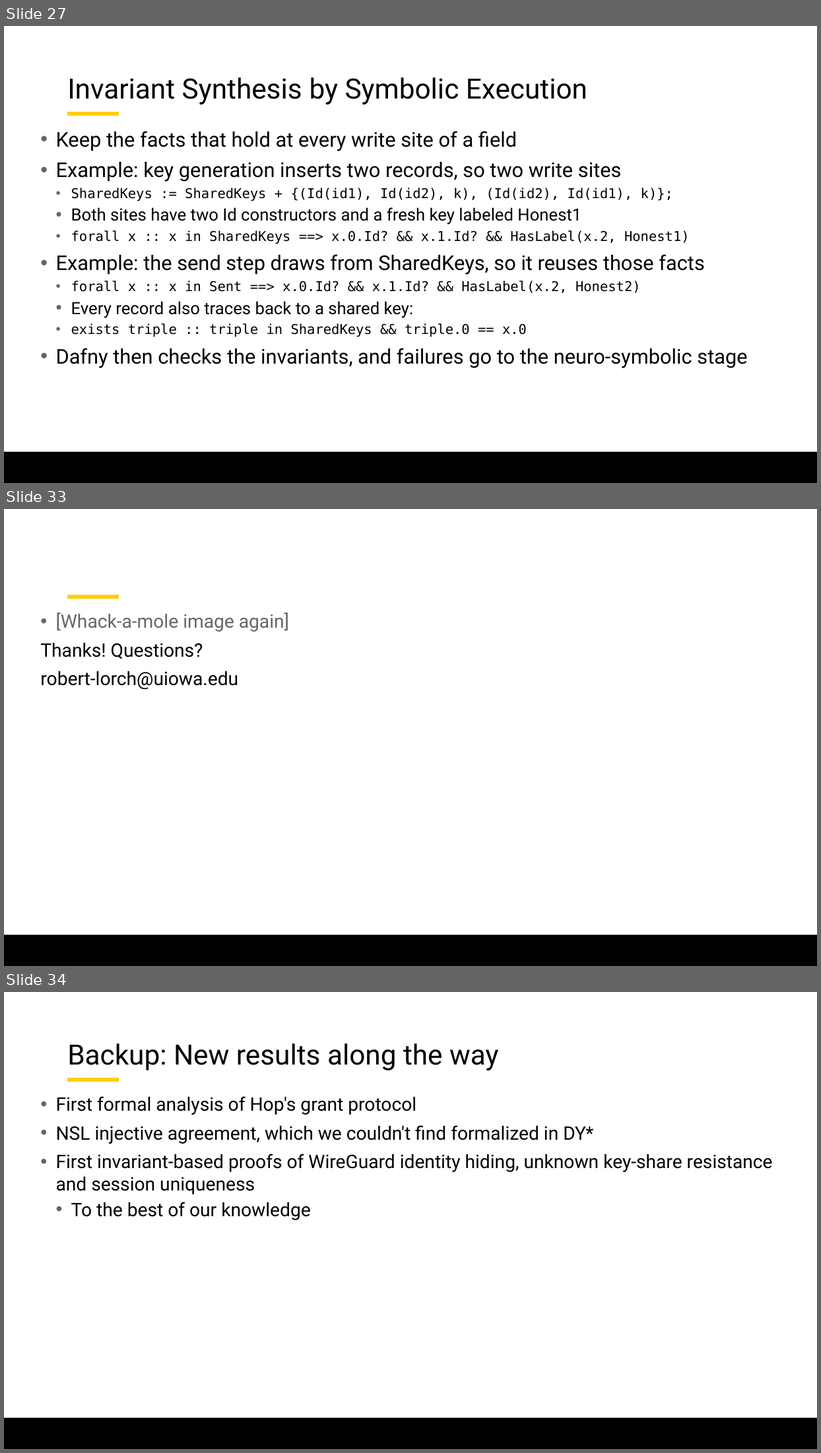
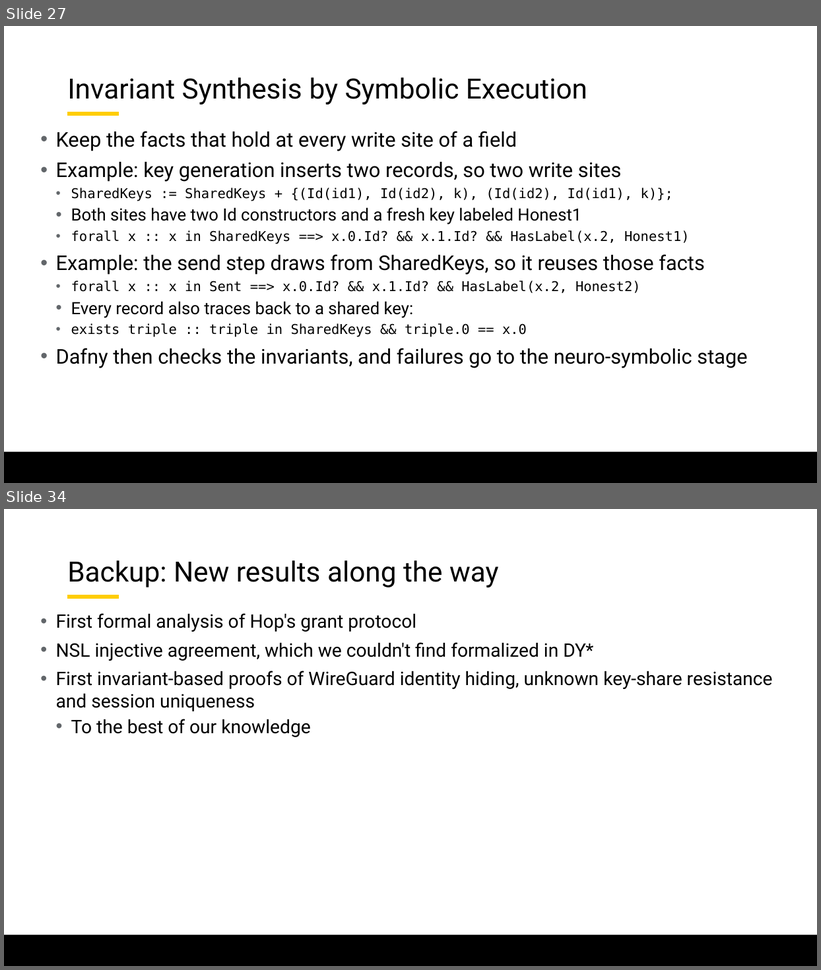
Before and after one commit to lorchrob/graduate_research_symposium, a slide deck: symposium_slides.pptx. Shown one above the other, each under a label of ours: slides 27, 33 and 34 before the commit, slides 27 and 34 after it; the slides between them are not shown. The pictures are 821x1453 and 821x970 pixels, drawn with LibreOffice and Linux fonts; fonts in the diff are those of the drawing; background and template pictures are left out. Boxes give left, top, right and bottom in pixels: in the first picture for what was removed or moved away, otherwise in the second. Text is boxed around its words. In the diff, an @@ line names an element or a change of style, - is before the commit and + after.

```diff
--- a/symposium_slides.pptx
+++ b/symposium_slides.pptx
@@ slide 33 removed at (4, 509, 817, 966), background #FFFFFF; not listed: 2 template elements that a slide beside it also shows @@
@@ text removed at (40, 613, 289, 690) @@
-• [Whack-a-mole image again]
-Thanks! Questions?
-robert-lorch@uiowa.edu
```
Also in this commit, not shown: 7 slides changed, 3 slides added, 2 other slides removed.
